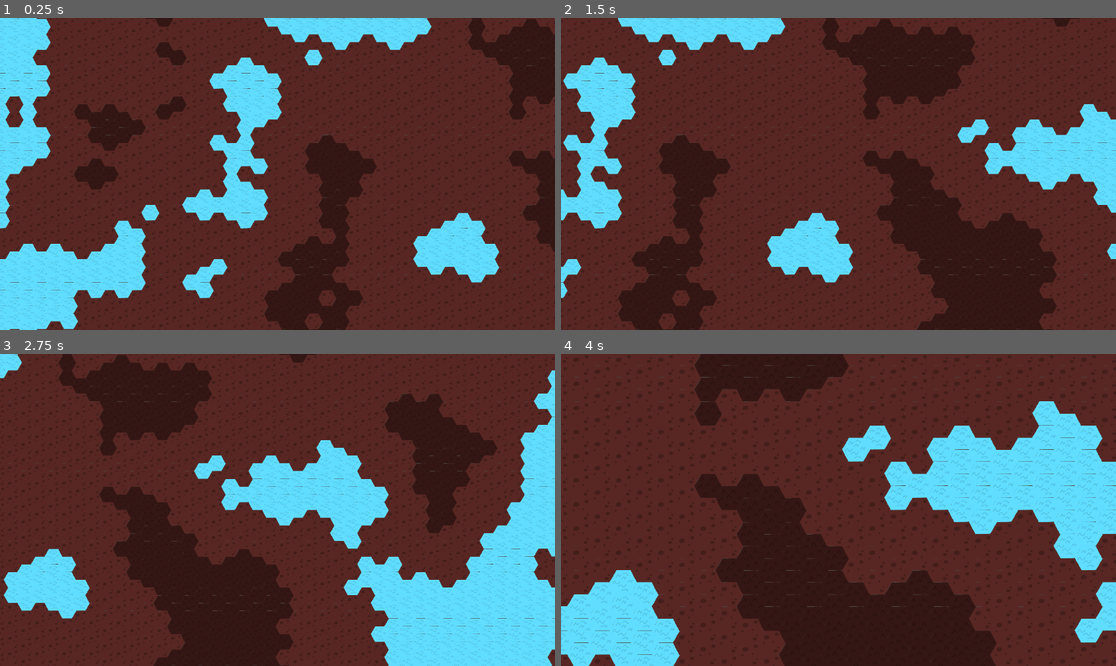
Above: before the commit, frames 1-4 (two rows, left to right).
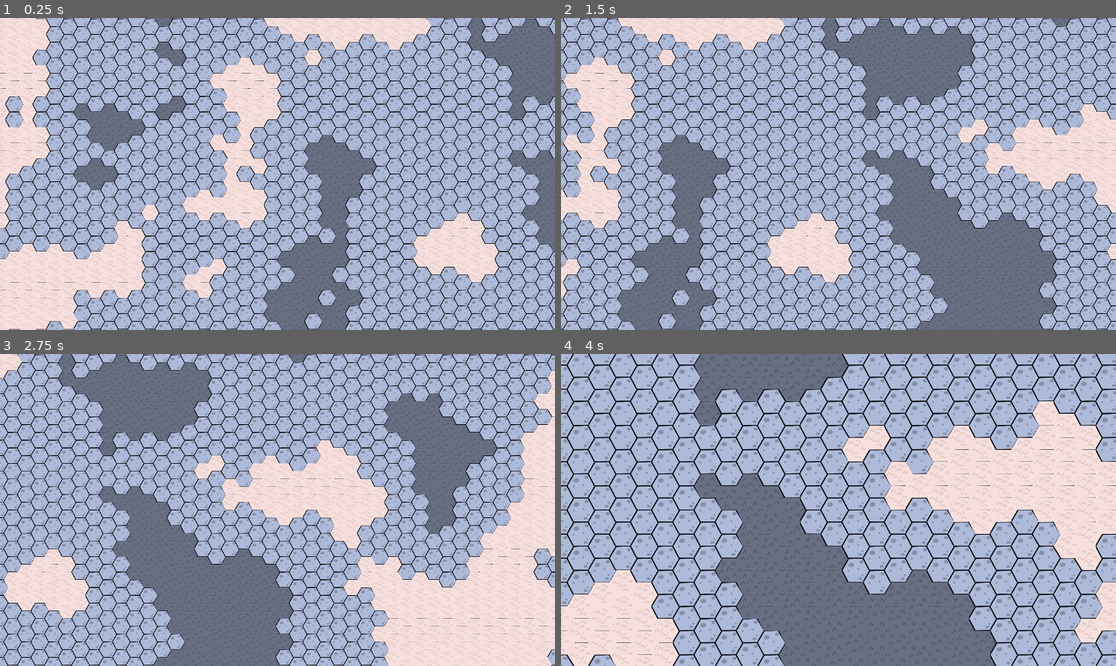
Above: after the commit, the same moments.

Repository: FlyingCheeseDemon/exoplanet-phd
Game: Godot game, scene res://scenes/main.tscn
Same seed, same stepped clock (60 frames per second), same inputs: the game is played once before the commit and once after it.
Inputs (mouse positions are in pixels of both pictures, inside the frame that each line leads up to):
- Up to frame 1 (0.25 s): no input
- Up to frame 2 (1.5 s): tap Enter at 0.5 s; move the mouse to (960, 158) at 0.52 s; hold D (pan_right) 0.53-1.25 s; tap R (rotate_building) at 0.6 s; click (960, 158) at 0.67 s; right-click (960, 158) at 0.8 s; drag from (727, 189) to (810, 236) at 1.27 s
- Up to frame 3 (2.75 s): tap Space at 2 s; move the mouse to (333, 441) at 2.02 s; hold D (pan_right) from 2.03 s (still down); tap R (rotate_building) at 2.1 s; click (333, 441) at 2.17 s; right-click (333, 441) at 2.3 s
- Up to frame 4 (4 s): release D (pan_right) at 2.75 s; drag from (810, 572) to (672, 463) at 2.77 s; tap Enter at 3.5 s; move the mouse to (1005, 556) at 3.52 s; hold A (pan_left) from 3.53 s (still down); tap Mouse wheel up (zoom_plus) at 3.6 s; click (1005, 556) at 3.67 s; right-click (1005, 556) at 3.8 s

The runs differ from the first frame. In frame 1, 100% of the frame differs, in the area x 0-100%, y 0-100%; in frame 2, 100%; in frame 3, 100%; in frame 4, 100%.

Commit message:
Various
world color randomization, building rotation but only in drag preview

Diff:
--- a/project.godot
+++ b/project.godot
@@ -57,6 +57,11 @@
 "events": [Object(InputEventKey,"resource_local_to_scene":false,"resource_name":"","device":-1,"window_id":0,"alt_press …(192 unchanged characters)…
 ]
 }
+discard={
+"deadzone": 0.2,
+"events": [Object(InputEventMouseButton,"resource_local_to_scene":false,"resource_name":"","device":-1,"window_id":0,"alt_pressed":false,"shift_pressed":false,"ctrl_pressed":false,"meta_pressed":false,"button_mask":0,"position":Vector2(0, 0),"global_position":Vector2(0, 0),"factor":1.0,"button_index":2,"canceled":false,"pressed":false,"double_click":false,"script":null)
+]
+}
 
 [rendering]
 
--- a/scenes/build_menu_scenes/drag_preview.gd
+++ b/scenes/build_menu_scenes/drag_preview.gd
@@ -12,14 +12,20 @@
 func _update_visuals() -> void:
 	if dragged_building:
 		building_icon.texture = dragged_building.data.texture
-		building_icon.rotation = PI/2*dragged_building.orientation
-		building_icon.position = dragged_building.data.texture_offset
+		building_icon.rotation = PI/3*dragged_building.orientation
+		building_icon.position = (dragged_building.data.texture_offset).rotated(PI/3*dragged_building.orientation)
 	else:
 		building_icon.texture = null
 
 func _process(delta: float) -> void:
+	if dragged_building == null:
+		return
 	position = get_global_mouse_position()
 	if Input.is_action_just_pressed("rotate_building"):
 		if dragged_building:
-			#dragged_building.rotate()
+			dragged_building.rotate_60()
 			_update_visuals()
+	if Input.is_action_just_pressed("discard"):
+		dragged_building.queue_free()
+		dragged_building = null
+		_update_visuals()
--- a/scenes/building.gd
+++ b/scenes/building.gd
@@ -17,3 +17,6 @@
 func _ready() -> void:
 	texture = data.texture
 	offset = data.texture_offset
+
+func rotate_60() -> void:
+	orientation = (orientation + 1) % 6
--- a/scenes/world_scenes/world.gd
+++ b/scenes/world_scenes/world.gd
@@ -10,6 +10,10 @@
 	for building in buildings.get_children():
 		update_building_position(building)
 		occupancy_dict[building.coordinate] = building
+
+	var land_color:Color = Color.from_hsv(randf(),randf_range(0,0.8),randf_range(0.7,1))
+	var water_color:Color = Color.from_hsv(randf(),randf_range(0,land_color.s),randf_range(land_color.v,1))
+	recolor_world(water_color,land_color)
 
 var pan_speed:float = 10
 
@@ -68,17 +72,35 @@
 
 	return true
 
+func update_occupancy_debug_view() -> void:
+	pass
+
+func recolor_world(water_color:Color,terrain_color:Color) -> void:
+	var tiles_colored:Array[bool] = [false,false,false]
+	for i in range(-100,100):
+		for j in range(-100,100):
+			if world_map.terrain_index[Vector2i(i,j)] == 0:
+				world_map.get_cell_tile_data(Vector2i(i,j)).modulate = water_color
+			else:
+				world_map.get_cell_tile_data(Vector2i(i,j)).modulate = terrain_color
+
+			tiles_colored[world_map.terrain_index[Vector2i(i,j)]] = true
+			if tiles_colored[0] and tiles_colored[1] and tiles_colored[2]:
+				return
+
 func add_building_occupancy(building:Building) -> void:
 	var coordinate := building.coordinate
 	for position in building.data.occupancy:
 		var global_coordinate = coordinate + position
 		occupancy_dict[global_coordinate] = building
+	update_occupancy_debug_view()
 
 func remove_building_occupancy(building:Building) -> void:
 	var coordinate := building.coordinate
 	for position in building.data.occupancy:
 		var global_coordinate = coordinate + position
 		occupancy_dict[global_coordinate] = null
+	update_occupancy_debug_view()
 
 func update_building_position(building:Building) -> void:
 	var world_position:Vector2 = world_map.map_to_local(building.coordinate)
Binary file changed: assets/world_tilemap.png
Not shown, changed: .gitignore
